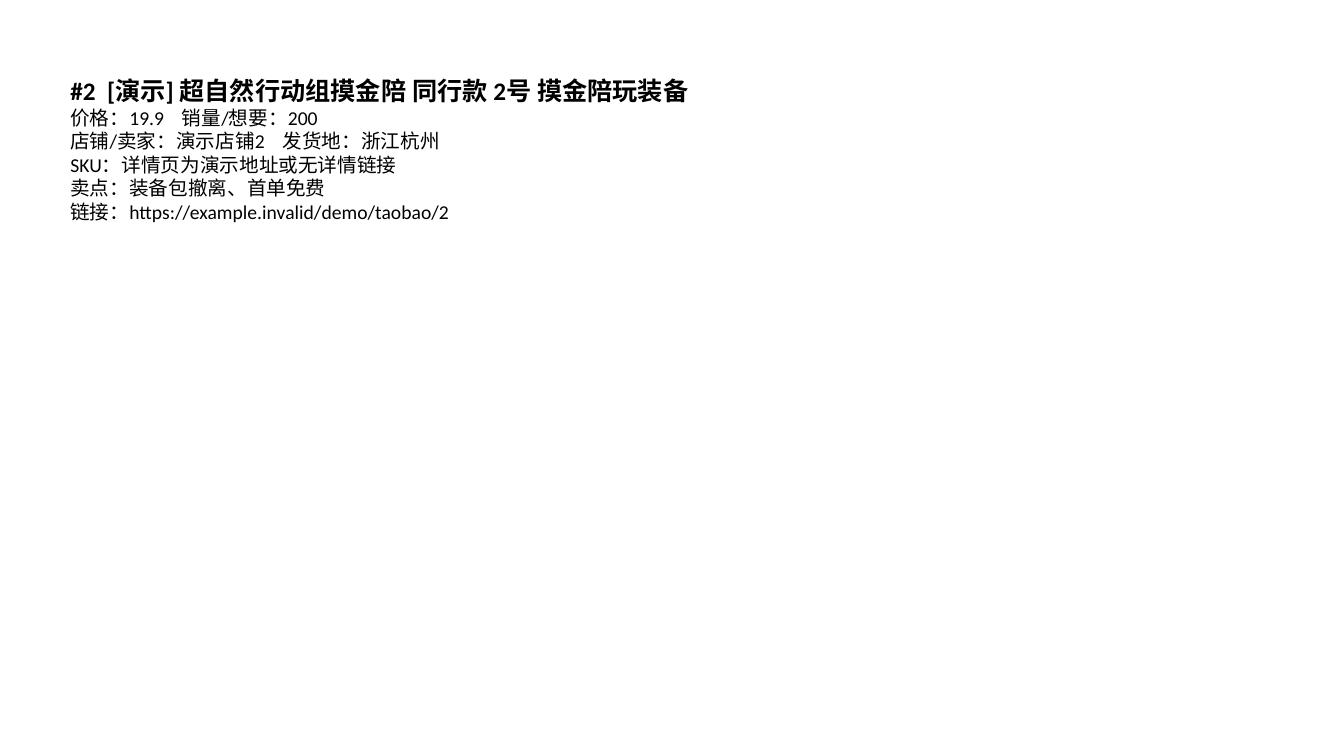
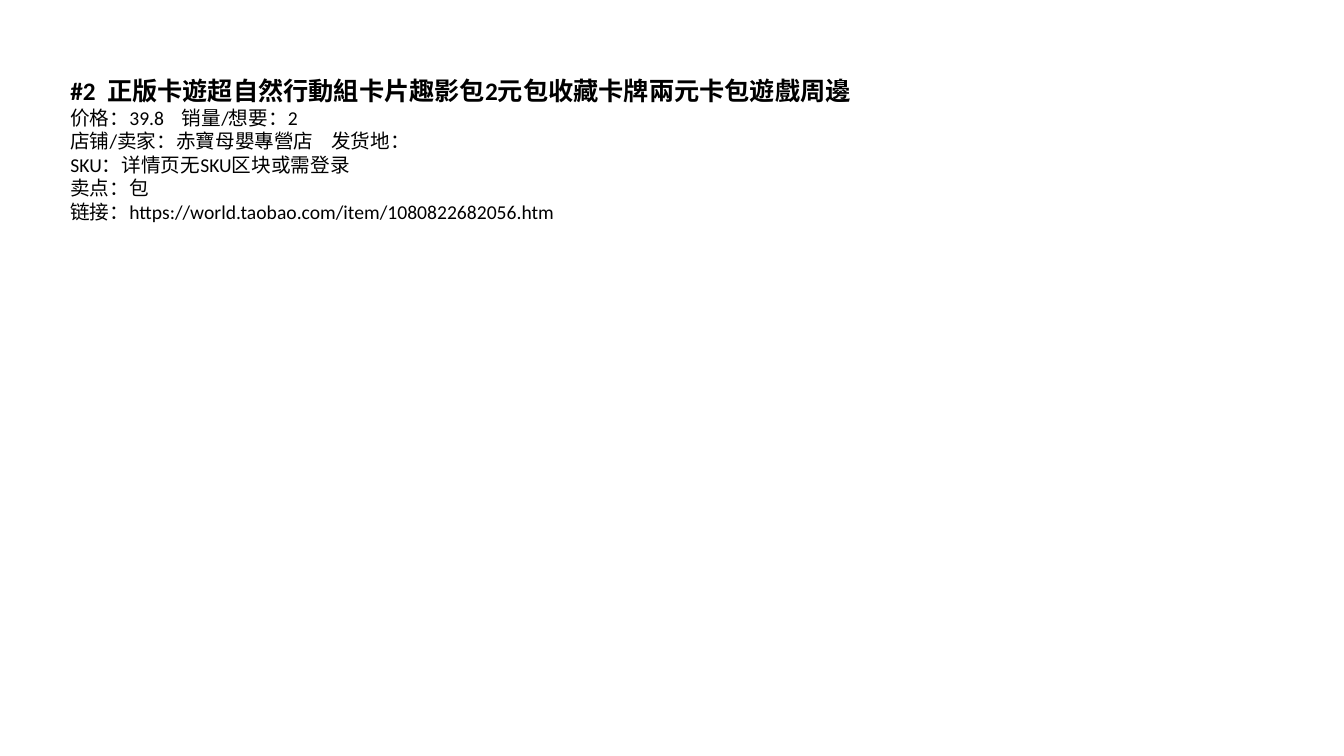
Before and after one commit to 02zhuniu-ship-it/-, a slide deck: slide 3 of archive/2026-09-30/taobao/PPT报告/淘宝同行爆款分析-2026-09-30.pptx. Drawn at 1344x756 pixels with LibreOffice and Linux fonts; fonts in the diff are those of the drawing. Boxes give left, top, right and bottom in pixels: in the first picture for what was removed or moved away, otherwise in the second. Text is boxed around its words. In the diff, an @@ line names an element or a change of style, - is before the commit and + after.

```diff
--- a/archive/2026-09-30/taobao/PPT报告/淘宝同行爆款分析-2026-09-30.pptx
+++ b/archive/2026-09-30/taobao/PPT报告/淘宝同行爆款分析-2026-09-30.pptx
@@ text at [70, 78, 851, 222]: text changed @@
-#2 [演示] 超自然行动组摸金陪 同行款 2号 摸金陪玩装备
-价格：19.9 销量/想要：200
-店铺/卖家：演示店铺2 发货地：浙江杭州
-SKU：详情页为演示地址或无详情链接
-卖点：装备包撤离、首单免费
-链接：https://example.invalid/demo/taobao/2
+#2 正版卡遊超自然行動組卡片趣影包2元包收藏卡牌兩元卡包遊戲周邊
+价格：39.8 销量/想要：2
+店铺/卖家：赤寶母嬰專營店 发货地：
+SKU：详情页无SKU区块或需登录
+卖点：包
+链接：https://world.taobao.com/item/1080822682056.htm
```
Also in this commit, not shown: 10 other slides changed, 5 slides added, 42 other files.
